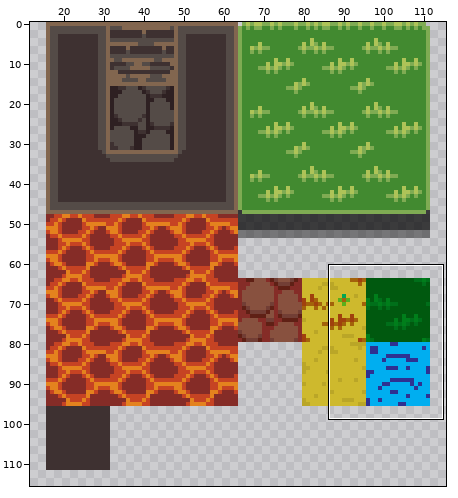
Sprite sheet -- xavwi/sprites/spr_tileset/layers/36869dbf-ae9d-4b36-9a9a-08e0ab74d417/1269f670-6c49-48e1-8ce2-cc28ad394ae7.png. Above: a wide view before the commit, with the close-up outlined.
Close-up. The starting point:
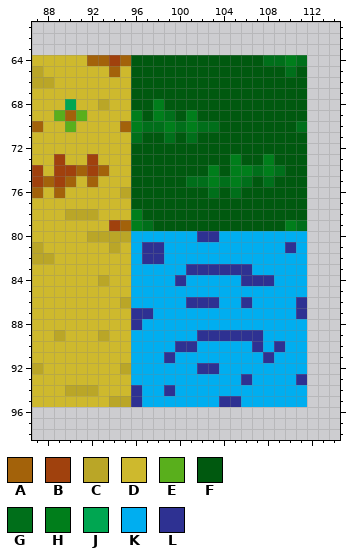
The file is 128x128 pixels. Shown: x 87..114, y 61..98. The wide view leaves out empty margins. The commit also changed other parts of the picture, which this record leaves out.
Palette (. is transparent): A #a3620a  B #a0410d  C #baa627  D #ceb92d  E #59af1c  F #00590f  G #006f1a  H #007e1b  J #00a651  K #00aef0  L #2e3192
New version:
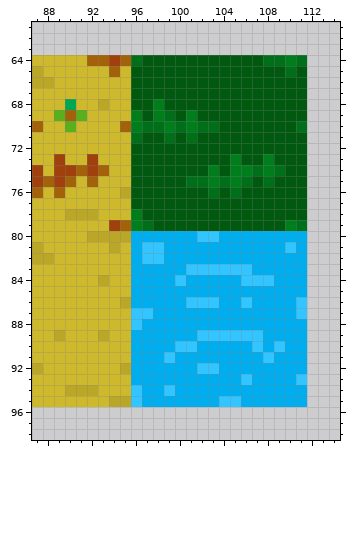
The exact change:
@@ palette @@
-L #2e3192
+L #32c5ff
@@ x 94..98 @@
 63 .....
-64 BAFFF
+64 BAGFF
 65 ADFFF
